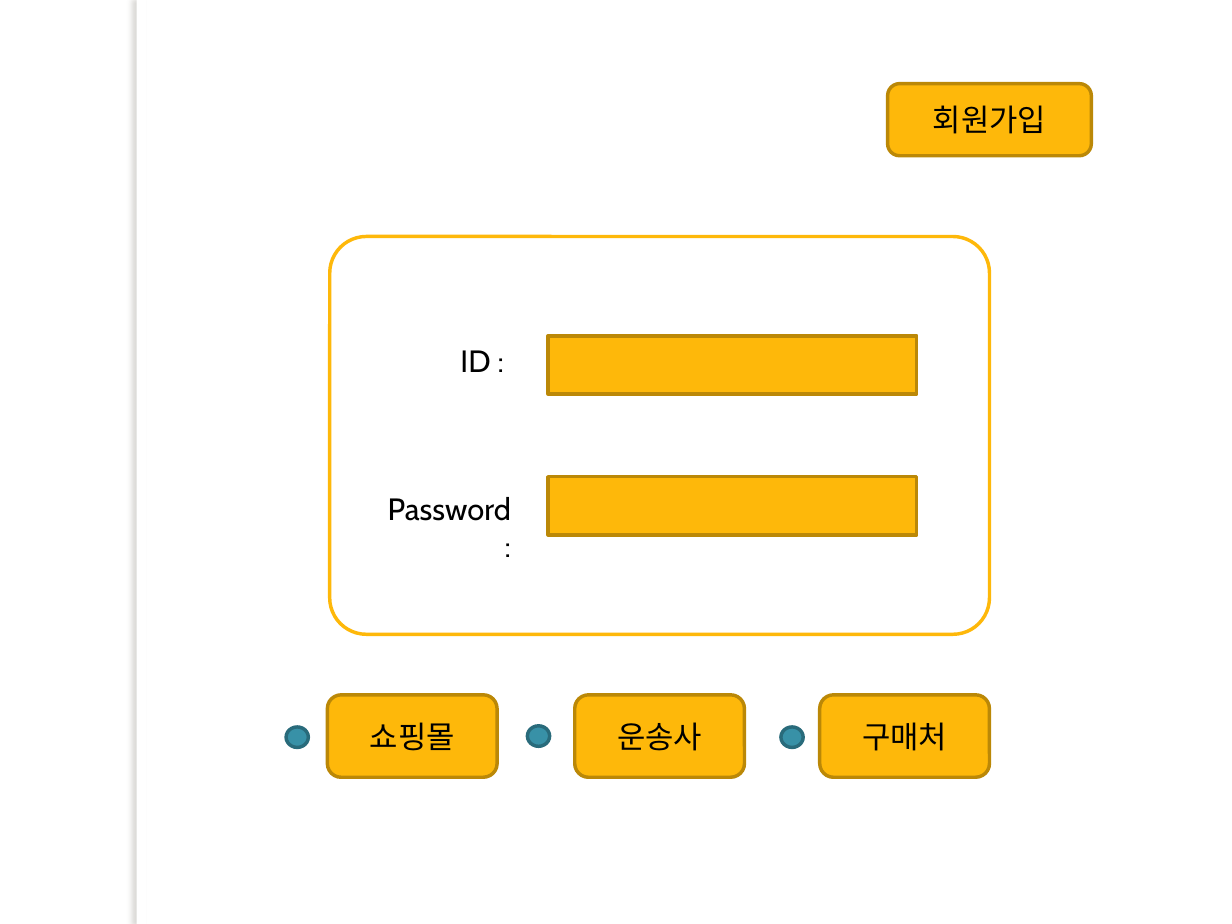
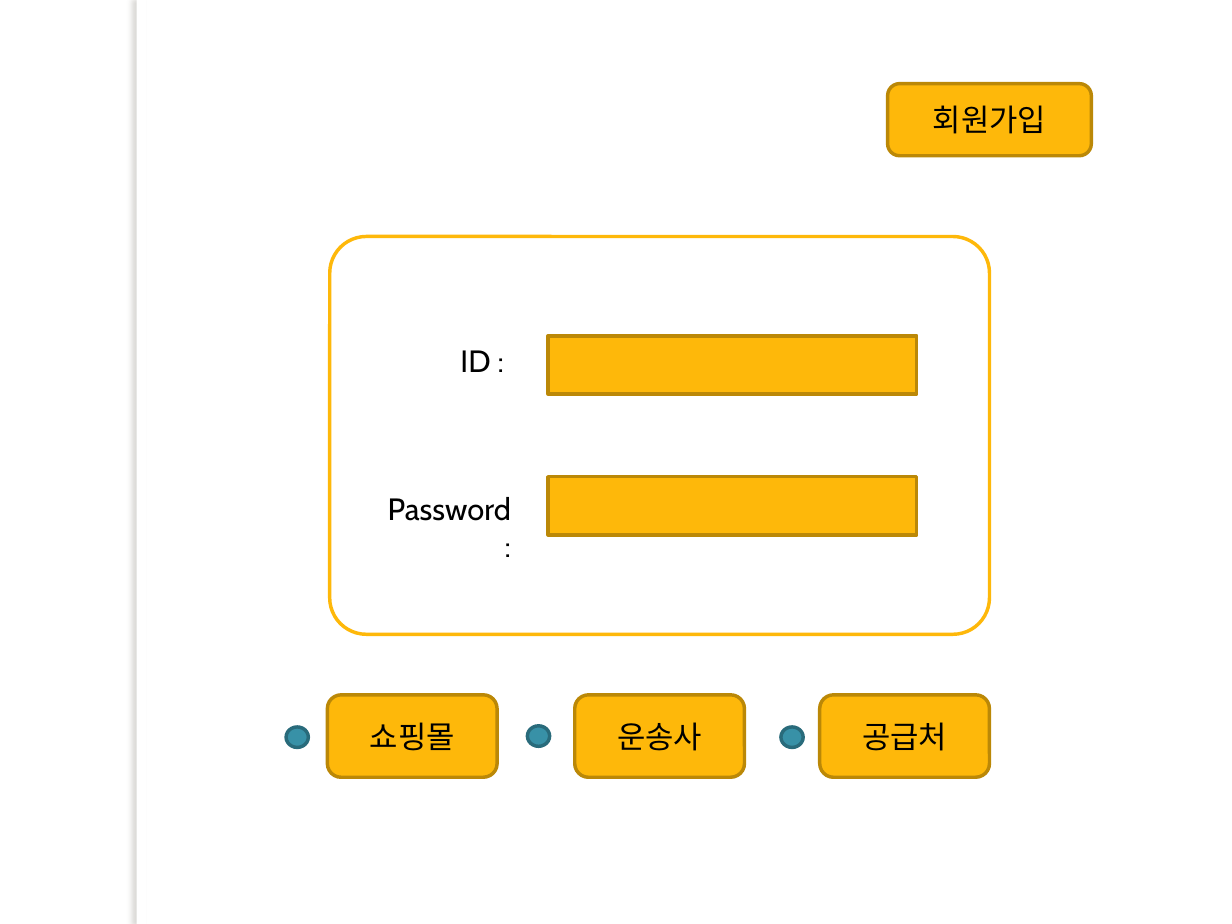
Before and after one commit to lx9203/fulfillmentBlue, a slide deck: slide 8 of BluePPT.pptx. Drawn at 1232x924 pixels with LibreOffice and Linux fonts; fonts in the diff are those of the drawing; background and template pictures are left out. Boxes give left, top, right and bottom in pixels: in the first picture for what was removed or moved away, otherwise in the second. Text is boxed around its words. In the diff, an @@ line names an element or a change of style, - is before the commit and + after.

```diff
--- a/BluePPT.pptx
+++ b/BluePPT.pptx
@@ text in rounded rectangle at [862, 722, 947, 751]: text changed @@
-구매처
+공급처
```
Also in this commit, not shown: 1 other slide changed, 1 other file.
